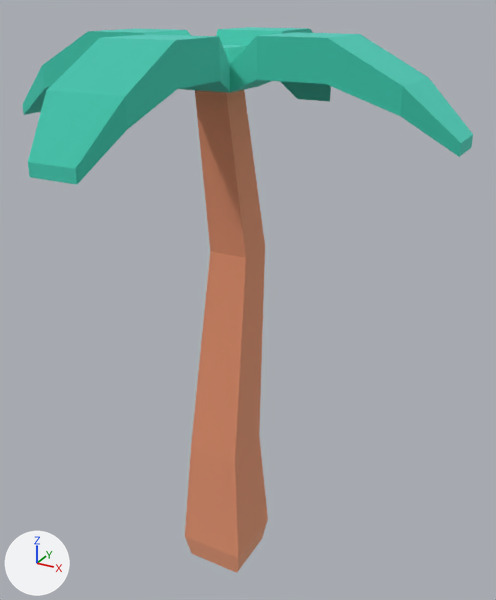
Renders of the glTF model public/models/nf2/nature/tree_palmTall.glb from each side of a commit.
The view is the same before and after, from a camera (50 mm lens) standing at (0.777, -1.291, 1.37) and looking at (0.038, 0.053, 0.698). The axes (+X, +Y, +Z) are drawn at lower left. The lights are the same throughout. The first picture is the older version. Where no turn or scale is listed for an object, it has been applied to the vertices.

Names of what the first picture shows: 'tree_palmTall'.
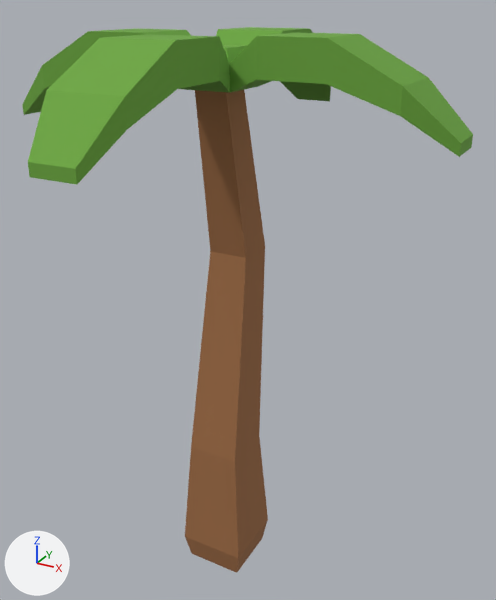
The edits, one by one:
In material 'leafsGreen' (mat_leafsgreen), metallic goes from 1.0 to 0.0.
Material 'leafsGreen' (mat_leafsgreen) changes colour from cyan #70e6d6 to green #6ba63c; in linear values from (0.161, 0.788, 0.671) to (0.147, 0.381, 0.0452).
In material 'woodBark' (mat_woodbark), metallic goes from 1.0 to 0.0.
Material 'woodBark' (mat_woodbark) changes colour from beige #f2be9e to brown #9c6a42; in linear values from (0.886, 0.514, 0.341) to (0.332, 0.144, 0.0545).
Object 'tmpParent' (ob_tmpparent) is deleted.

Pixel boxes [x1, y1, x2, y2] of what changed, in the pictures (496 x 600 px):
'tree_palmTall', recoloured, surface changed (darker)
    both: [22, 27, 473, 573]
